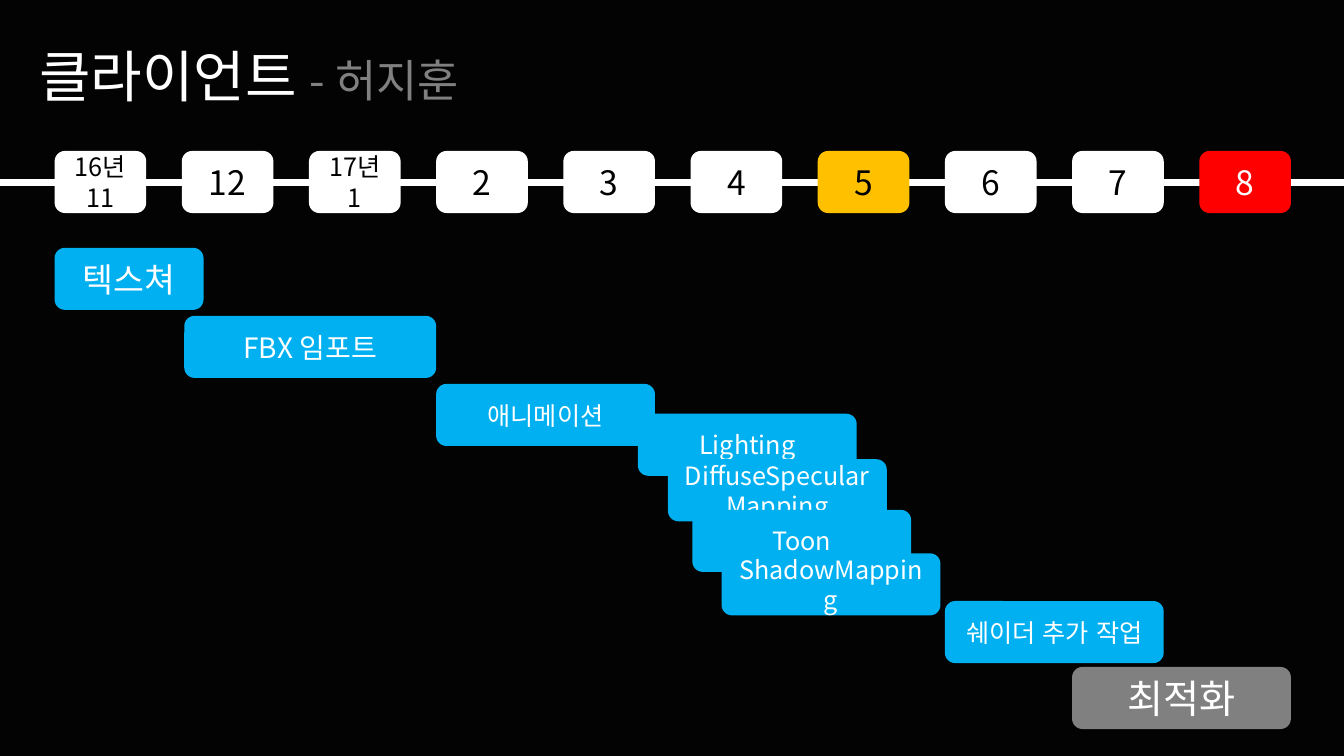
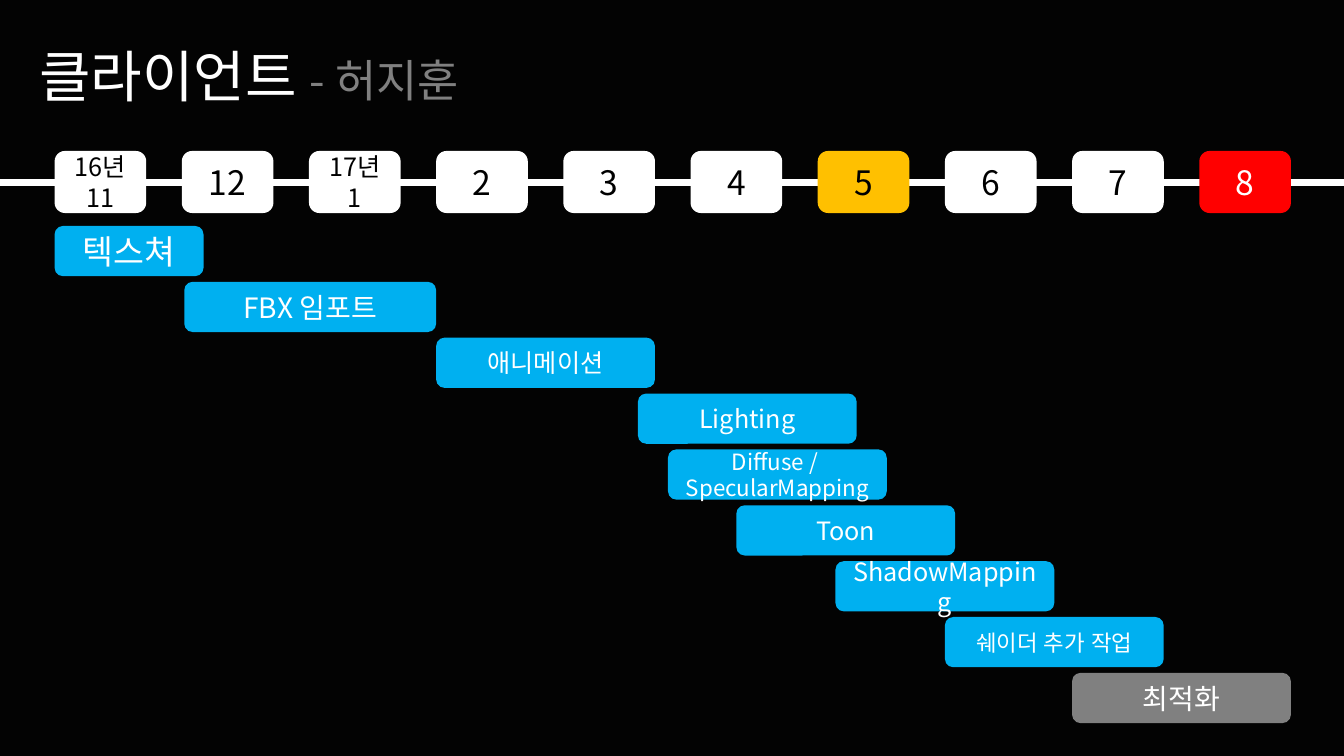
Before and after one commit to korleinster/gamebusdriver, a slide deck: slide 22 of documents/노루막이_김형준_신창섭_홍승필_허지훈.pptx. Drawn at 1344x756 pixels with LibreOffice and Linux fonts; fonts in the diff are those of the drawing; background and template pictures are left out. Boxes give left, top, right and bottom in pixels: in the first picture for what was removed or moved away, otherwise in the second. Text is boxed around its words. In the diff, an @@ line names an element or a change of style, - is before the commit and + after.

```diff
--- a/documents/노루막이_김형준_신창섭_홍승필_허지훈.pptx
+++ b/documents/노루막이_김형준_신창섭_홍승필_허지훈.pptx
@@ rounded rectangle "텍스쳐": place and size @@
-rounded rectangle "텍스쳐" at box(54, 248, 204, 311)
+rounded rectangle "텍스쳐" at box(54, 226, 204, 276)
@@ rounded rectangle "FBX 임포트": place and size @@
-rounded rectangle "FBX 임포트" at box(185, 316, 437, 378)
+rounded rectangle "FBX 임포트" at box(185, 282, 437, 333)
@@ rounded rectangle "애니메이션": place and size @@
-rounded rectangle "애니메이션" at box(437, 384, 655, 447)
+rounded rectangle "애니메이션" at box(437, 338, 655, 388)
@@ rounded rectangle "Lighting": place and size @@
-rounded rectangle "Lighting" at box(638, 413, 857, 476)
+rounded rectangle "Lighting" at box(638, 393, 857, 444)
@@ rounded rectangle "Diffuse /": place and size @@
-rounded rectangle "Diffuse /" at box(668, 460, 887, 522)
+rounded rectangle "Diffuse /" at box(668, 450, 887, 500)
@@ text in rounded rectangle at box(686, 447, 869, 502): text changed; size 18 to 16 pt @@
-DiffuseSpecularMapping
+Diffuse /
+SpecularMapping
@@ rounded rectangle "Toon": place and size @@
-rounded rectangle "Toon" at box(693, 510, 911, 573)
+rounded rectangle "Toon" at box(737, 505, 956, 556)
@@ rounded rectangle "ShadowMapping": place and size @@
-rounded rectangle "ShadowMapping" at box(722, 554, 941, 616)
+rounded rectangle "ShadowMapping" at box(836, 562, 1055, 612)
@@ rounded rectangle "쉐이더 추가 작업": place and size @@
-rounded rectangle "쉐이더 추가 작업" at box(945, 601, 1164, 663)
+rounded rectangle "쉐이더 추가 작업" at box(945, 617, 1164, 667)
@@ rounded rectangle "쉐이더 추가 작업" at box(945, 617, 1164, 667): size 18 to 16 pt @@
@@ rounded rectangle "최적화": place and size @@
-rounded rectangle "최적화" at box(1073, 667, 1292, 730)
+rounded rectangle "최적화" at box(1073, 674, 1292, 724)
@@ rounded rectangle "최적화" at box(1073, 674, 1292, 724): size 28 to 20 pt @@
```
Also in this commit, not shown: 1 other file.
